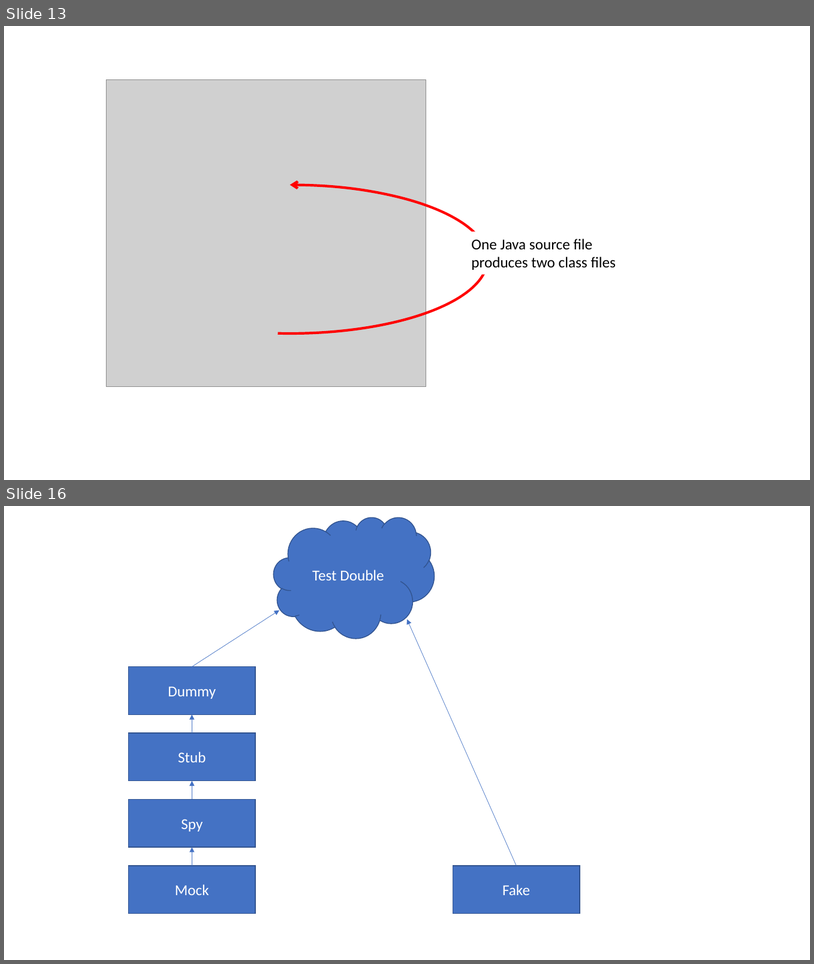
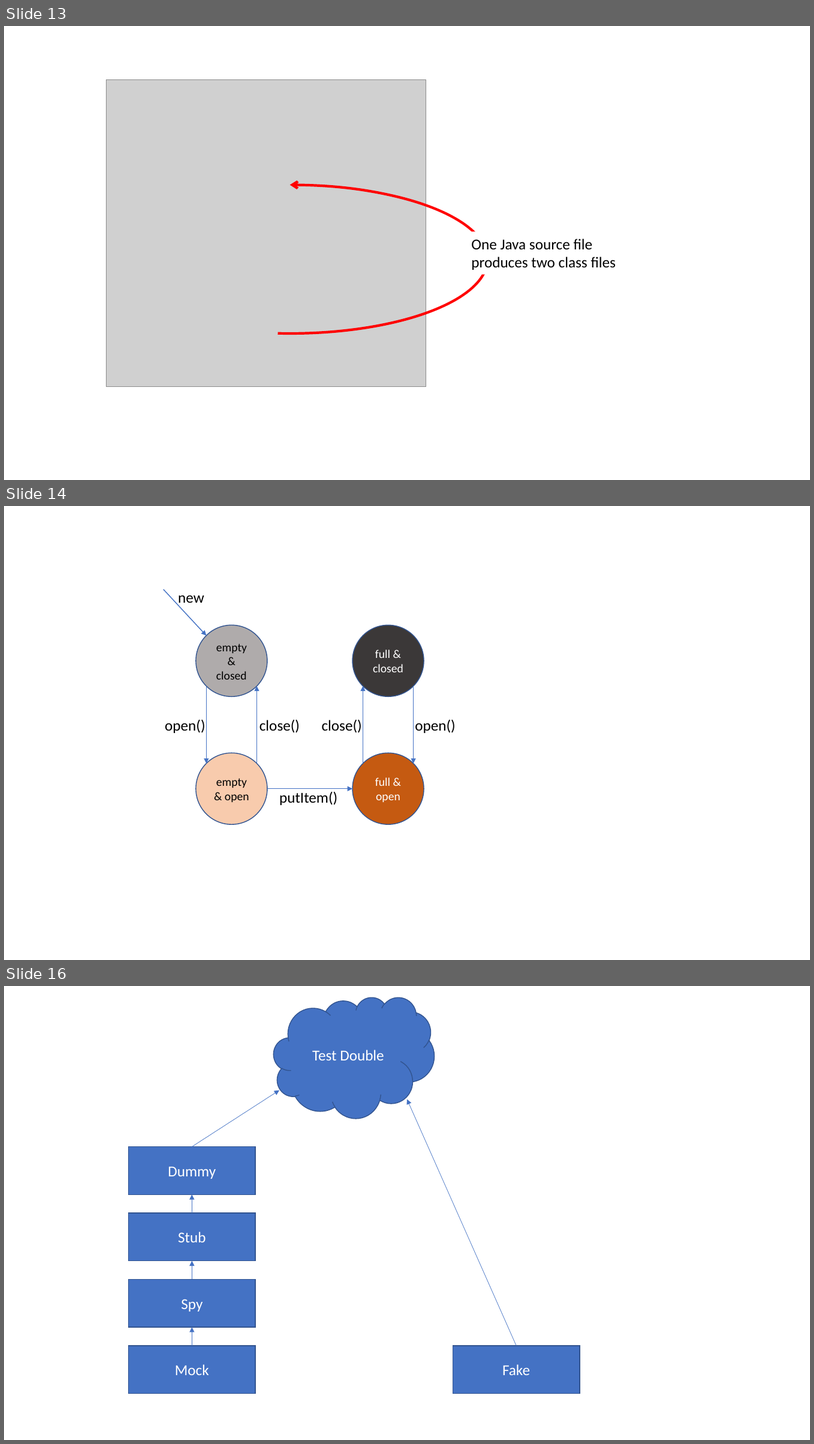
Before and after one commit to albertattard/java-boot-camp, a slide deck: assets/images/Images.pptx. Shown one above the other, each under a label of ours: slides 13 and 16 before the commit, slides 13, 14 and 16 after it; the slides between them are not shown. The pictures are 814x964 and 814x1444 pixels, drawn with LibreOffice and Linux fonts; fonts in the diff are those of the drawing; grey boxes stand for pictures. Boxes give left, top, right and bottom in pixels: in the first picture for what was removed or moved away, otherwise in the second. Text is boxed around its words. In the diff, an @@ line names an element or a change of style, - is before the commit and + after.

```diff
--- a/assets/images/Images.pptx
+++ b/assets/images/Images.pptx
@@ slide 14 added at (4, 506, 810, 960), background #FFFFFF @@
@@ arrow added from (164, 589) to (207, 636), #4472C4 1 pt @@
@@ text added at (178, 595, 204, 606), 18 pt, text #000000 @@
+new
@@ ellipse added at (196, 625, 267, 697), fill #AFABAB, outline #325491 1 pt, 14 pt, text #000000 @@
+empty & closed
@@ ellipse added at (353, 625, 424, 697), fill #3B3838, outline #325491 1 pt, 14 pt, text #FFFFFF @@
+full & closed
@@ arrow added from (207, 686) to (207, 763), #4472C4 1 pt @@
@@ arrow added from (257, 763) to (257, 686), #4472C4 1 pt @@
@@ arrow added from (363, 763) to (363, 686), #4472C4 1 pt @@
@@ arrow added from (414, 686) to (414, 763), #4472C4 1 pt @@
@@ text added at (165, 719, 205, 733), 18 pt, text #000000 @@
+open()
@@ text added at (260, 719, 300, 733), 18 pt, text #000000 @@
+close()
@@ text added at (322, 719, 362, 733), 18 pt, text #000000 @@
+close()
@@ text added at (415, 719, 455, 733), 18 pt, text #000000 @@
+open()
@@ ellipse added at (196, 753, 267, 824), fill #F8CBAD, outline #325491 1 pt, 14 pt, text #000000 @@
+empty & open
@@ ellipse added at (353, 753, 424, 824), fill #C55A11, outline #325491 1 pt, 14 pt, text #FFFFFF @@
+full & open
@@ arrow added from (268, 789) to (353, 789), #4472C4 1 pt @@
@@ text added at (279, 791, 338, 805), 18 pt, text #000000 @@
+putItem()
```
Also in this commit, not shown: 1 slide removed, 5 other files.
